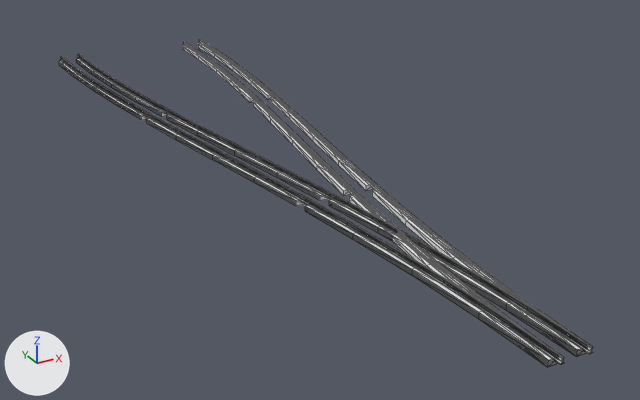
The OBJ model Resources/Meshes/19m/Boosted_Rail_Single_Merge.obj, before and after one commit.
Camera for both pictures: a 50 mm lens placed at (-26.5, -56.1, 22.7), pointed at (2.6, -3.3, -3.7). The axes (+X, +Y, +Z) are drawn at lower left. The lights are the same throughout. Mesh edges are drawn as thin lines. Materials are left out; every surface is plain grey. Where no turn or scale is listed for an object, it has been applied to the vertices.

The older version as bpy lines, for what is in view:
```python
me_boosted_rail_single_merge = bpy.data.meshes.new('Boosted_Rail_Single_Merge')
me_boosted_rail_single_merge.from_pydata(...)  # 1296 vertices, 2040 faces; spans x -7.7..7.7, y -32.0..32.0, z -0.3..0.4
ob_boosted_rail_single_merge = bpy.data.objects.new('Boosted_Rail_Single_Merge', me_boosted_rail_single_merge)
ob_boosted_rail_single_merge.location = (0.0, 0.0, 0.0)
```
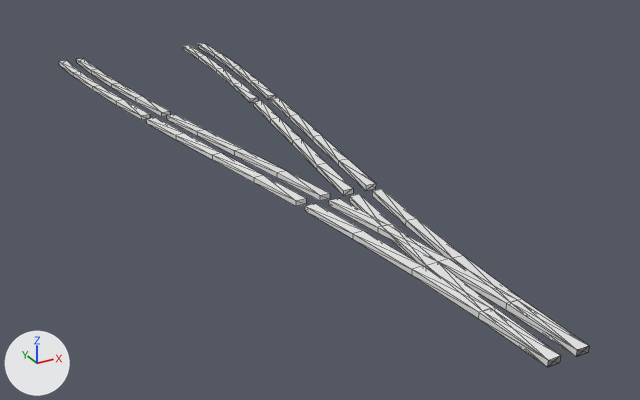
Boxes (x1, y1, x2, y2) around the edits, measured in the pictures (640 x 400 px):
'Boosted_Rail_Single_Merge', reshaped
    before: (59, 40, 593, 367)
    after: (59, 43, 589, 367)
part 1 of me_boosted_rail_single_merge, deleted
    before: (183, 42, 563, 364)
part 2 of me_boosted_rail_single_merge, deleted
    before: (199, 40, 593, 354)
part 3 of me_boosted_rail_single_merge, deleted (black)
    before: (60, 57, 564, 364)
part 4 of me_boosted_rail_single_merge, deleted (black)
    before: (78, 54, 593, 354)

The edits, one by one:
me_boosted_rail_single_merge has 1296 vertices, 2040 faces and spans x -7.7..7.7, y -32.0..32.0, z -0.3..0.4.
me_boosted_rail_single_merge is used by ob_boosted_rail_single_merge; location (0.0, 0.0, 0.0).
me_boosted_rail_single_merge part 1: the loose piece of 264 vertices spanning x -1.0..5.7, y -32.0..32.0, z 0.0..0.4 is deleted.
me_boosted_rail_single_merge part 2: the loose piece of 264 vertices spanning x 0.8..7.4, y -32.0..32.0, z 0.0..0.4 is deleted.
me_boosted_rail_single_merge part 3: the loose piece of 264 vertices spanning x -7.4..-0.8, y -32.0..32.0, z 0.0..0.4 is deleted.
me_boosted_rail_single_merge part 4: the loose piece of 264 vertices spanning x -5.7..1.0, y -32.0..32.0, z 0.0..0.4 is deleted.
